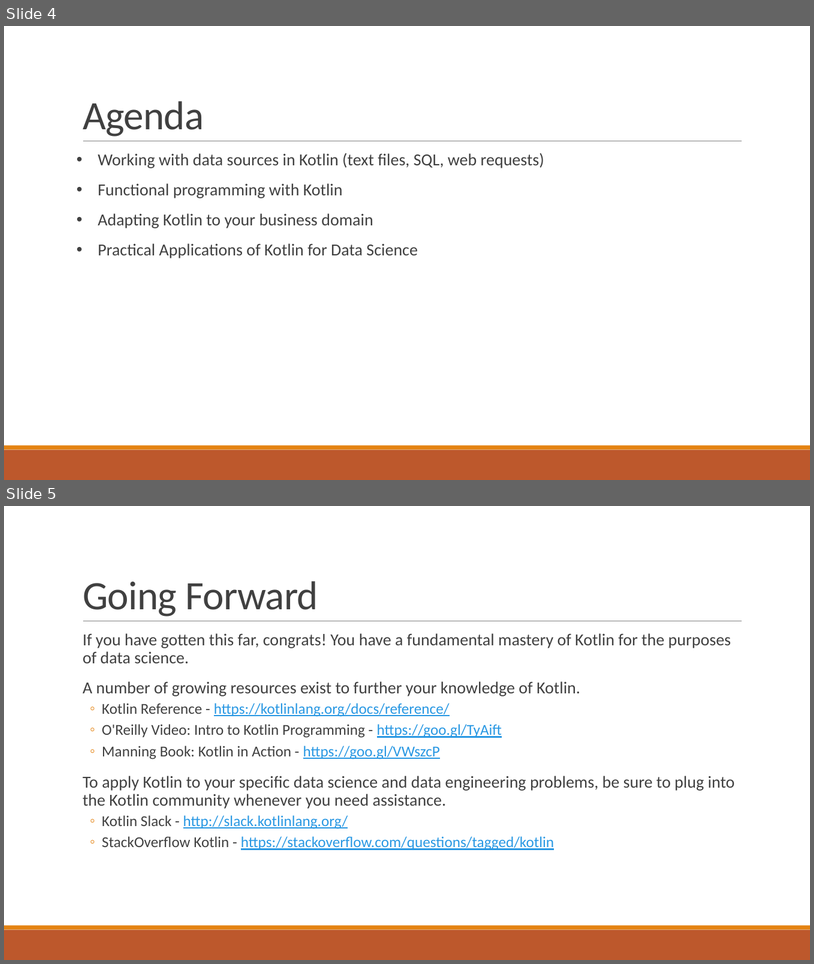
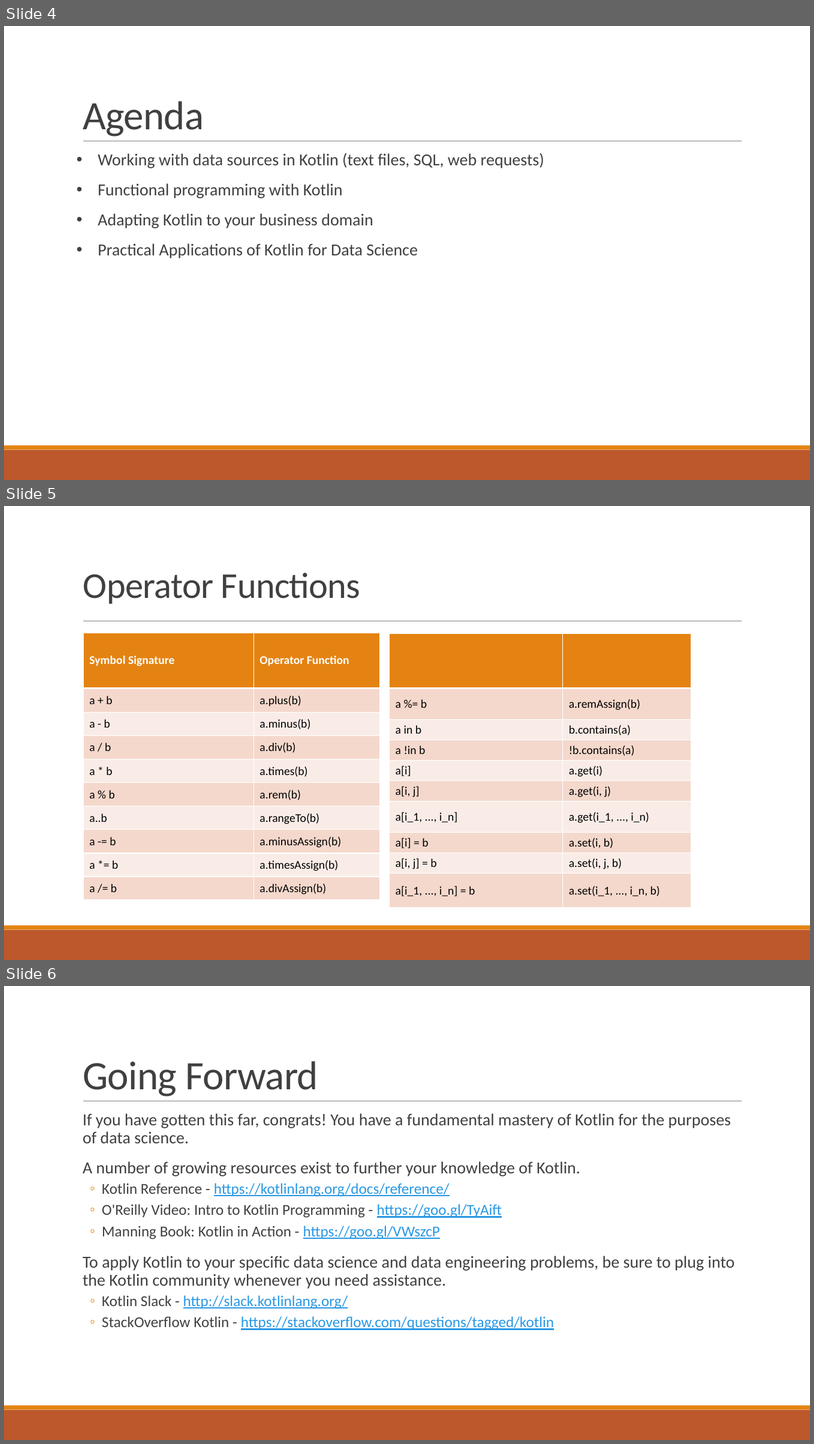
Before and after one commit to thomasnield/oreilly_kotlin_for_data_science, a slide deck: 2. Practical Data Modeling for Production with Kotlin/oreilly_practical_data_modeling_for_production_with_kotlin.pptx. Shown one above the other, each under a label of ours: slides 4 and 5 before the commit, slides 4, 5 and 6 after it. The pictures are 814x964 and 814x1444 pixels, drawn with LibreOffice and Linux fonts; fonts in the diff are those of the drawing. Boxes give left, top, right and bottom in pixels: in the first picture for what was removed or moved away, otherwise in the second. Text is boxed around its words. In the diff, an @@ line names an element or a change of style, - is before the commit and + after.

```diff
--- a/2. Practical Data Modeling for Production with Kotlin/oreilly_practical_data_modeling_for_production_with_kotlin.pptx
+++ b/2. Practical Data Modeling for Production with Kotlin/oreilly_practical_data_modeling_for_production_with_kotlin.pptx
@@ slide 5 added at box(4, 506, 810, 960), background #FFFFFF; not listed: 3 template elements that a slide beside it also shows @@
@@ title added at box(83, 573, 361, 604), 43.2 pt, text #404040 @@
+Operator Functions
@@ table added at box(83, 633, 380, 900), 10 rows, 2 columns @@
+Symbol Signature | Operator Function
+a + b | a.plus(b)
+a - b | a.minus(b)
+a / b | a.div(b)
+a * b | a.times(b)
+a % b | a.rem(b)
+a..b | a.rangeTo(b)
+a -= b | a.minusAssign(b)
+a *= b | a.timesAssign(b)
+a /= b | a.divAssign(b)
@@ table added at box(390, 633, 692, 906), 10 rows, 2 columns @@
+ | 
+a %= b | a.remAssign(b)
+a in b | b.contains(a)
+a !in b | !b.contains(a)
+a[i] | a.get(i)
+a[i, j] | a.get(i, j)
+a[i_1, ..., i_n] | a.get(i_1, ..., i_n)
+a[i] = b | a.set(i, b)
+a[i, j] = b | a.set(i, j, b)
+a[i_1, ..., i_n] = b | a.set(i_1, ..., i_n, b)
@@ what was slide 5 is now slide 6 @@
```
Also in this commit, not shown: 1 slide changed, 5 other files.
